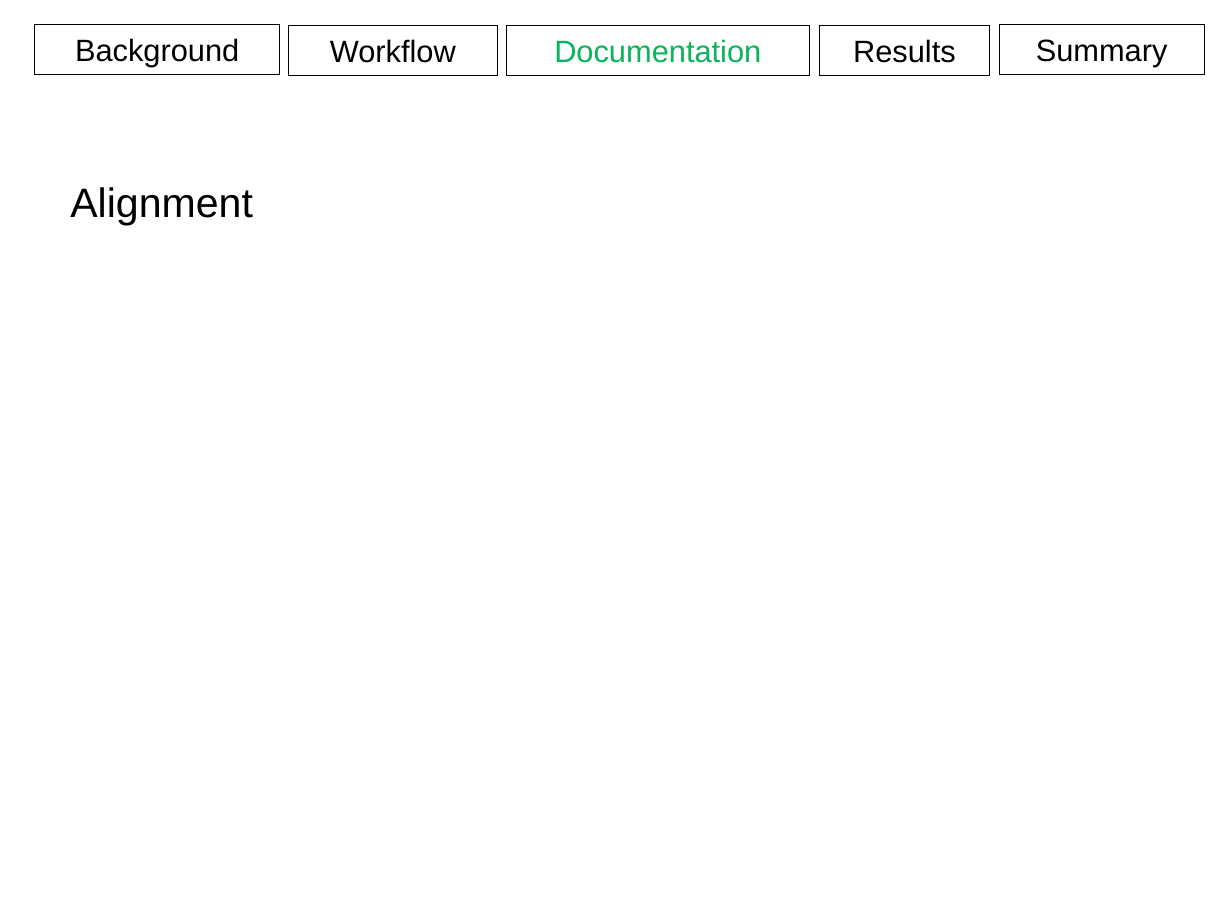
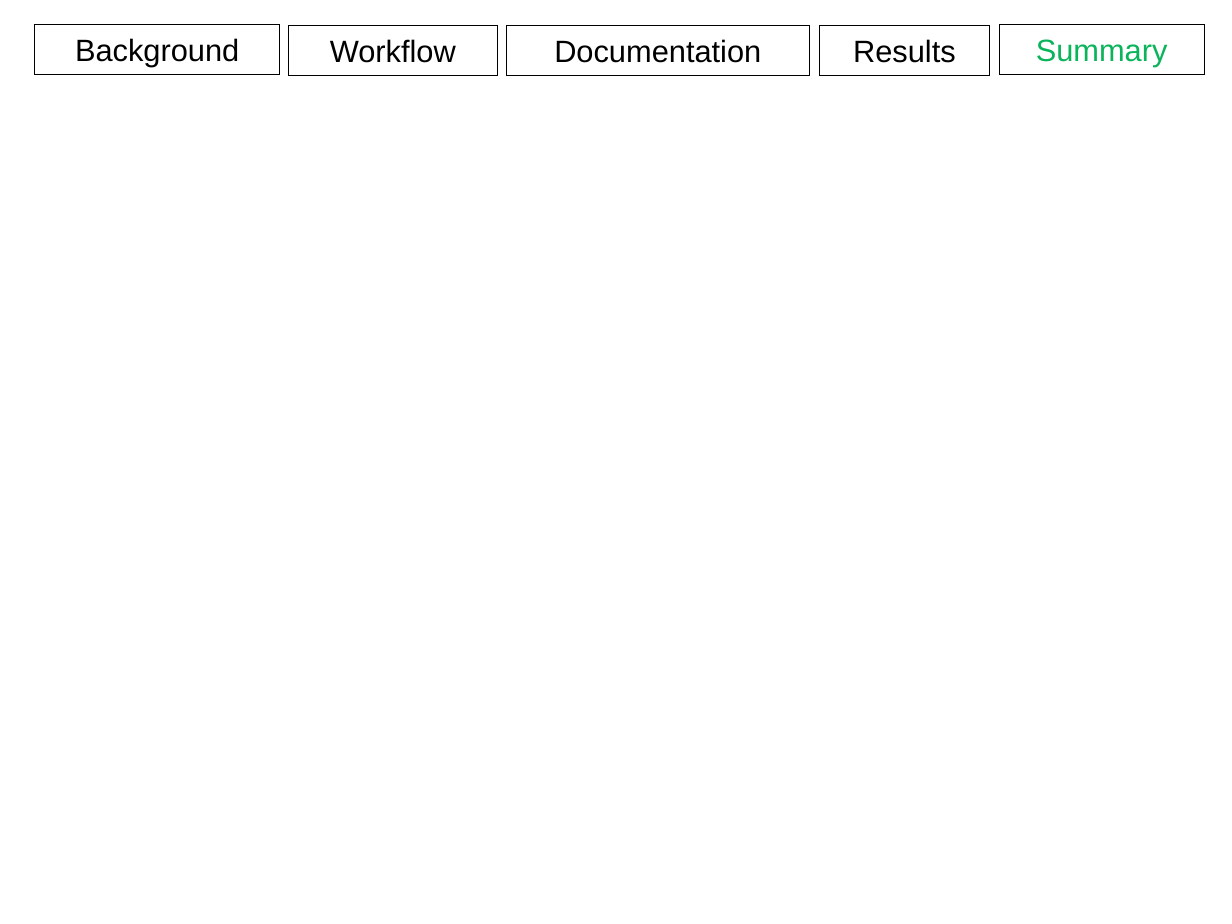
Before and after one commit to aweeger/BCB546X_FinalGroup, a slide deck: slide 27 of Presentation.pptx (slide 23 before the commit). Drawn at 1232x924 pixels with LibreOffice and Linux fonts; fonts in the diff are those of the drawing. Boxes give left, top, right and bottom in pixels: in the first picture for what was removed or moved away, otherwise in the second. Text is boxed around its words. In the diff, an @@ line names an element or a change of style, - is before the commit and + after.

```diff
--- a/Presentation.pptx
+++ b/Presentation.pptx
@@ rectangle "Documentation" at [506, 26, 809, 75]: text colour #0AB45A to #000000 @@
@@ rectangle "Summary" at [999, 25, 1204, 74]: text colour #000000 to #0AB45A @@
@@ text removed at [70, 187, 253, 225] @@
-Alignment
```
Also in this commit, not shown: 18 other slides changed, 2 slides removed, 1 other file.
